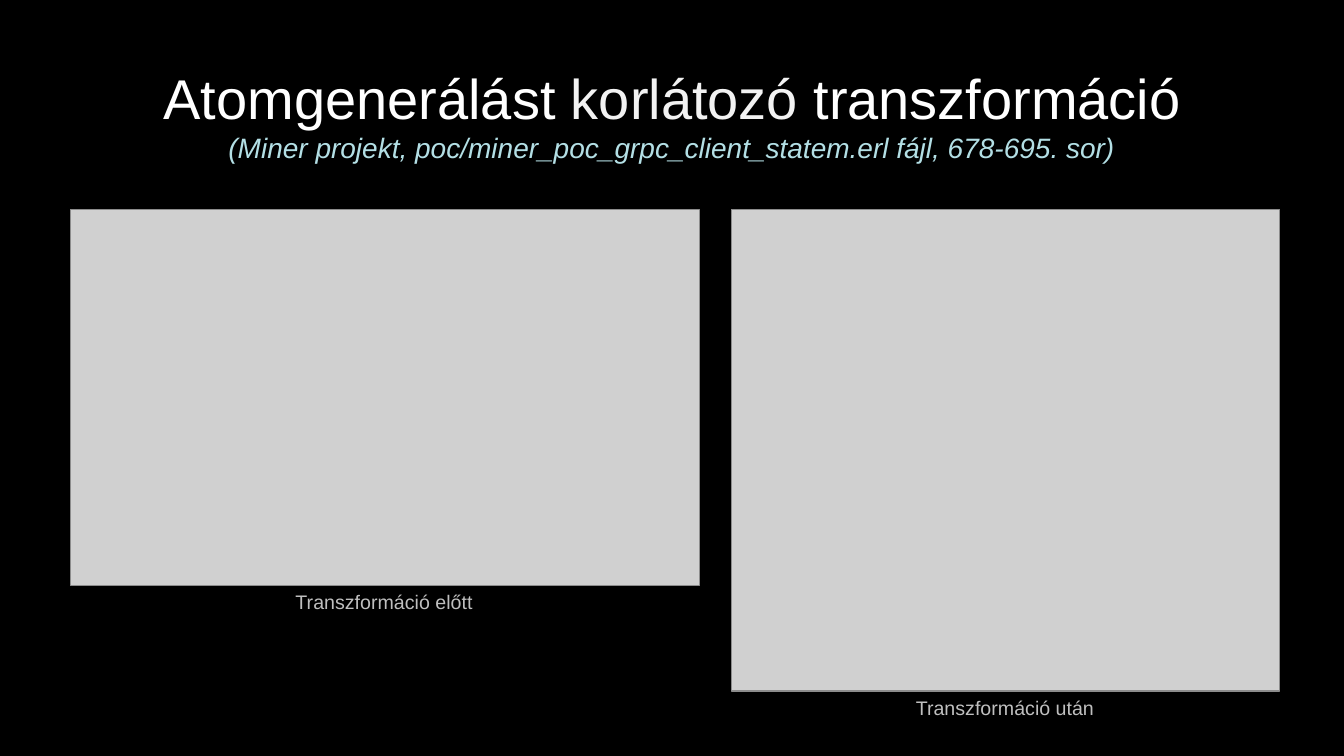
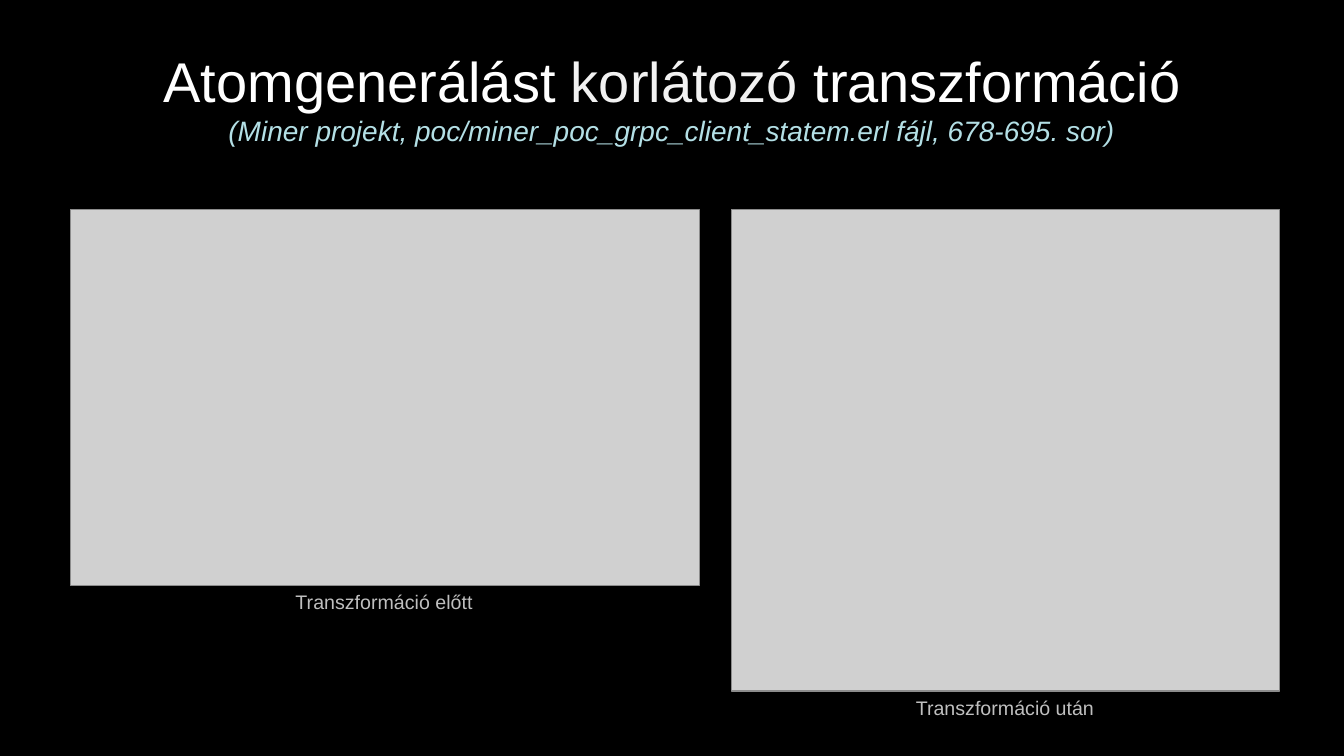
Before and after one commit to juhasznellee/msc_szakdoga, a slide deck: slide 16 of diplomamunka.pptx (slide 13 before the commit). Drawn at 1344x756 pixels with LibreOffice and Linux fonts; fonts in the diff are those of the drawing; grey boxes stand for pictures; background and template pictures are left out. Boxes give left, top, right and bottom in pixels: in the first picture for what was removed or moved away, otherwise in the second. Text is boxed around its words. In the diff, an @@ line names an element or a change of style, - is before the commit and + after.

```diff
--- a/diplomamunka.pptx
+++ b/diplomamunka.pptx
@@ title "Atomgenerálást korlátozó transzformáció (Miner projekt, ...": place and size @@
-title "Atomgenerálást korlátozó transzformáció (Miner projekt, ..." at [164, 77, 1180, 163]
+title "Atomgenerálást korlátozó transzformáció (Miner projekt, ..." at [164, 60, 1180, 146]
```
Also in this commit, not shown: 10 other slides changed, 5 slides added, 2 slides removed.
